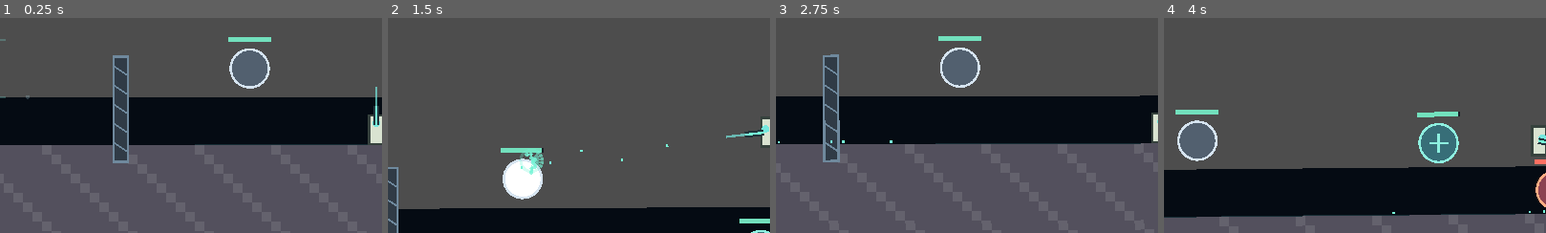
Above: before the commit, frames 1-4 (left to right).
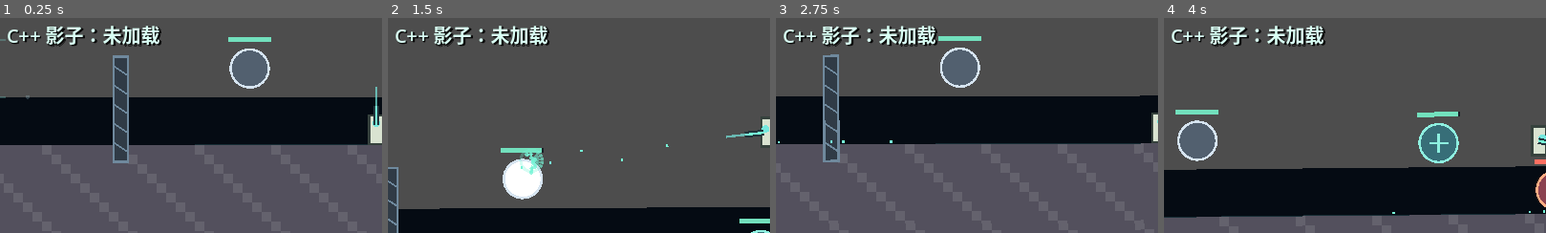
Above: after the commit, the same moments.

Repository: Andrew05213/starfall-embers
Game: Godot game, scene res://scenes/combat_lab.tscn
Two runs of this game, one before a commit and one after it. Both use one fixed random seed, a clock stepped at 60 frames per second and the inputs below.
Inputs (mouse positions are % of the whole screen's width and height, from its top left):
- Up to frame 1 (0.25 s): no input
- Up to frame 2 (1.5 s): tap Enter at 0.5 s; move the mouse to (72, 45) at 0.52 s; press the mouse at (72, 45) at 0.53 s; hold D (move_right) 0.53-1.28 s; tap Space (jump) at 0.77 s; move the mouse to (30, 55) at 1.27 s; release the mouse at (30, 55) at 1.28 s; hold A (move_left) from 1.28 s (still down); click (30, 55) at 1.35 s
- Up to frame 3 (2.75 s): tap Space (jump) at 1.52 s; move the mouse to (60, 28) at 2.02 s; release A (move_left) at 2.03 s; press the mouse at (60, 28) at 2.03 s; hold D (move_right) from 2.03 s (still down); tap R at 2.1 s
- Up to frame 4 (4 s): move the mouse to (45, 70) at 2.77 s; release the mouse at (45, 70) at 2.78 s; tap Shift at 2.85 s; tap Space (jump) at 3.02, 3.77 s; click (45, 70) at 3.05 s; move the mouse to (80, 65) at 3.52 s; release D (move_right) at 3.53 s; hold A (move_left) from 3.53 s (still down); hold F from 3.53 s (still down); click (80, 65) at 3.8 s
The pictures show only the part of the screen within x 1-51%, y 24-74%; the shares and areas given below are measured in that part.

The runs differ from the first frame. In frame 1, 2.0% of the frame differs, in the area x 2-43%, y 3-14%; in frame 2, 2.0%; in frame 3, 2.0%; in frame 4, 2.0%.

Commit message:
Add native ballistics shadow runtime

Diff:
--- a/game/scenes/combat_lab.tscn
+++ b/game/scenes/combat_lab.tscn
@@ -7,6 +7,7 @@
 [ext_resource type="Script" path="res://scripts/demo/gravity_camera.gd" id="5_camera"]
 [ext_resource type="Script" path="res://scripts/combat/combat_feedback.gd" id="6_feedback"]
 [ext_resource type="Script" path="res://scripts/combat/combat_metrics.gd" id="7_metrics"]
+[ext_resource type="Script" path="res://scripts/combat/native_ballistics_shadow.gd" id="8_shadow"]
 
 [node name="CombatLab" type="Node2D"]
 script = ExtResource("1_lab")
@@ -17,6 +18,10 @@
 primary_gravity_center = Vector2(320, 10020)
 primary_gravity_acceleration = 320.0
 primary_surface_radius = 10000.0
+
+[node name="NativeBallisticsShadow" type="Node" parent="."]
+process_physics_priority = 100
+script = ExtResource("8_shadow")
 
 [node name="Player" type="Node2D" parent="."]
 z_index = 10
--- a/game/scripts/combat/combat_lab.gd
+++ b/game/scripts/combat/combat_lab.gd
@@ -5,6 +5,7 @@
 const TARGET_SCRIPT := preload("res://scripts/combat/combat_target.gd")
 
 @onready var material_world: Node = $MaterialWorld
+@onready var native_shadow: NativeBallisticsShadow = $NativeBallisticsShadow
 @onready var player: CombatLabPlayer = $Player
 @onready var feedback: CombatFeedback = $CombatFeedback
 @onready var metrics: CombatMetrics = $CombatMetrics
@@ -32,12 +33,17 @@
 			get_tree().change_scene_to_file("res://scenes/main.tscn")
 
 
+func _process(_delta: float) -> void:
+	metrics.set_native_shadow_snapshot(native_shadow.get_snapshot())
+
+
 func get_lab_state() -> Dictionary:
 	var state := metrics.get_snapshot()
 	state["targets"] = get_tree().get_nodes_in_group("combat_targets").size()
 	state["projectiles"] = get_tree().get_nodes_in_group("juvenile_starseeds").size()
 	state["player_aim"] = player.get_aim_direction()
 	state["fire_interval"] = player.get_fire_interval()
+	state["native_shadow"] = native_shadow.get_snapshot()
 	return state
 
 
@@ -87,6 +93,7 @@
 	material_world.reset_world()
 	player.reset_combat_player(Vector2(320.0, 10.0))
 	metrics.reset_metrics()
+	native_shadow.configure(material_world)
 	_spawn_target("wall", Vector2(213.0, 5.0), "ShootableWall")
 	_spawn_target("static", Vector2(267.0, -12.0), "StaticTarget")
 	_spawn_target("moving", Vector2(368.0, 5.0), "MovingTarget")
@@ -114,6 +121,7 @@
 	projectile.z_index = 12
 	add_child(projectile)
 	projectile.setup(profile, origin, direction, inherited_velocity, material_world)
+	native_shadow.track_projectile(projectile, profile)
 	projectile.impacted.connect(_on_projectile_impacted)
 	projectile.traveled.connect(
 		func(from: Vector2, to: Vector2, travel_velocity: Vector2) -> void:
--- a/game/scripts/combat/combat_metrics.gd
+++ b/game/scripts/combat/combat_metrics.gd
@@ -10,6 +10,7 @@
 var _deaths_total := 0
 var _trigger_time := -1.0
 var _first_shot_latency_ms := -1.0
+var _native_shadow_snapshot: Dictionary = {}
 var _status_label: Label
 var _help_label: Label
 
@@ -70,6 +71,10 @@
 	_refresh_label()
 
 
+func set_native_shadow_snapshot(snapshot: Dictionary) -> void:
+	_native_shadow_snapshot = snapshot
+
+
 func get_snapshot() -> Dictionary:
 	return {
 		"shots": _shots_total,
@@ -85,9 +90,30 @@
 	if not is_instance_valid(_status_label):
 		return
 	var latency := "--" if _first_shot_latency_ms < 0.0 else "%.1f ms" % _first_shot_latency_ms
+	var shadow_line := "C++ 影子：未加载"
+	if bool(_native_shadow_snapshot.get("enabled", false)):
+		shadow_line = (
+			"C++ 影子：%d 样本   最大漂移 %.3f px / %.3f px·s⁻¹   异常 %d"
+			% [
+				int(_native_shadow_snapshot.get("compared_samples", 0)),
+				float(_native_shadow_snapshot.get("max_position_error_px", 0.0)),
+				float(_native_shadow_snapshot.get("max_velocity_error_px_per_second", 0.0)),
+				int(_native_shadow_snapshot.get("mismatches", 0)),
+			]
+		)
+	var combat_line := (
+		"射击：%d   命中：%d   击杀：%d   命中率：%d%%"
+		% [
+			_shots_total,
+			_hits_total,
+			_deaths_total,
+			roundi(float(_hits_total) / float(maxi(_shots_total, 1)) * 100.0),
+		]
+	)
 	_status_label.text = (
 		"枪感实验场 / Gate 1\n"
 		+ "射速：%d 发/秒   首发延迟：%s\n" % [_shot_times.size(), latency]
-		+ "射击：%d   命中：%d   击杀：%d   命中率：%d%%"
-		% [_shots_total, _hits_total, _deaths_total, roundi(float(_hits_total) / float(maxi(_shots_total, 1)) * 100.0)]
+		+ combat_line
+		+ "\n"
+		+ shadow_line
 	)
--- /dev/null
+++ b/game/scripts/combat/native_ballistics_shadow.gd
@@ -0,0 +1,302 @@
+class_name NativeBallisticsShadow
+extends Node
+
+## Mirrors production Combat Lab projectile requests into sim_core without
+## affecting gameplay. GDScript remains authoritative; this node only records
+## trajectory and lifetime differences at common projectile ages.
+
+const POSITION_TOLERANCE_PX := 0.1
+const VELOCITY_TOLERANCE_PX_PER_SECOND := 0.5
+const AGE_EPSILON := 0.00001
+
+var _host: Node
+var _enabled := false
+var _accumulator := 0.0
+var _fixed_step := 1.0 / 30.0
+var _next_request_id := 1
+var _records: Dictionary = {}
+var _pending_spawns: Array[Dictionary] = []
+var _projectile_id_by_request: Dictionary = {}
+var _pending_retires: Dictionary = {}
+var _compared_samples := 0
+var _completed_lifetimes := 0
+var _retired_impacts := 0
+var _mismatch_count := 0
+var _max_position_error := 0.0
+var _max_velocity_error := 0.0
+
+
+func _ready() -> void:
+	# Keep the accepted GDScript path usable when a developer has not built the
+	# optional extension yet. CI and migration builds require this to be enabled.
+	if not ClassDB.class_exists("StarfallSimulationHost"):
+		return
+	_host = ClassDB.instantiate("StarfallSimulationHost") as Node
+	if not is_instance_valid(_host):
+		return
+	add_child(_host)
+	_enabled = true
+
+
+func configure(material_world: Node) -> bool:
+	reset_tracking()
+	if not _enabled or not is_instance_valid(material_world):
+		return false
+	var configured := bool(_host.call(
+		"configure_primary_gravity",
+		material_world.primary_gravity_center,
+		material_world.primary_surface_radius,
+		material_world.primary_gravity_acceleration,
+		30
+	))
+	_enabled = configured
+	if configured:
+		_fixed_step = float(_host.call("get_fixed_step_seconds"))
+	return configured
+
+
+func reset_tracking() -> void:
+	_accumulator = 0.0
+	_next_request_id = 1
+	_records.clear()
+	_pending_spawns.clear()
+	_projectile_id_by_request.clear()
+	_pending_retires.clear()
+	_compared_samples = 0
+	_completed_lifetimes = 0
+	_retired_impacts = 0
+	_mismatch_count = 0
+	_max_position_error = 0.0
+	_max_velocity_error = 0.0
+	if is_instance_valid(_host):
+		_host.call("reset_to_gate1_baseline")
+
+
+func track_projectile(projectile: JuvenileStarseed, profile: CombatShotProfile) -> void:
+	if not _enabled or not is_instance_valid(projectile) or not is_instance_valid(profile):
+		return
+	var request_id := _next_request_id
+	_next_request_id += 1
+	_records[request_id] = {
+		"projectile": projectile,
+		"history": [{
+			"age": projectile.get_age(),
+			"position": projectile.global_position,
+			"velocity": projectile.velocity,
+		}],
+		"script_expired": false,
+		"script_reason": "",
+		"lifetime": profile.projectile_lifetime,
+	}
+	projectile.expired.connect(_on_script_projectile_expired.bind(request_id))
+	_pending_spawns.append({
+		"request_id": request_id,
+		"position": projectile.global_position,
+		"velocity": projectile.velocity,
+		"lifetime": profile.projectile_lifetime,
+		"gravity_scale": profile.projectile_gravity_scale,
+	})
+
+
+func _physics_process(delta: float) -> void:
+	if not _enabled:
+		return
+	_sample_script_projectiles()
+	_accumulator += maxf(delta, 0.0)
+	while _accumulator + AGE_EPSILON >= _fixed_step:
+		_submit_known_retires()
+		_host.call("step_fixed")
+		_accumulator -= _fixed_step
+		_consume_native_events()
+		_compare_native_states()
+	# Submit after any due step. A shot born halfway through a 30 Hz interval
+	# therefore starts at the next native boundary, while age-based history still
+	# lets us compare it against the matching 60 Hz GDScript state.
+	_submit_pending_spawns()
+
+
+func get_snapshot() -> Dictionary:
+	return {
+		"enabled": _enabled,
+		"active": _records.size(),
+		"compared_samples": _compared_samples,
+		"completed_lifetimes": _completed_lifetimes,
+		"retired_impacts": _retired_impacts,
+		"mismatches": _mismatch_count,
+		"max_position_error_px": _max_position_error,
+		"max_velocity_error_px_per_second": _max_velocity_error,
+	}
+
+
+func _sample_script_projectiles() -> void:
+	for request_id: int in _records.keys():
+		var record: Dictionary = _records[request_id]
+		var projectile: JuvenileStarseed = record["projectile"] as JuvenileStarseed
+		if not is_instance_valid(projectile) or bool(record["script_expired"]):
+			continue
+		var history: Array = record["history"]
+		history.append({
+			"age": projectile.get_age(),
+			"position": projectile.global_position,
+			"velocity": projectile.velocity,
+		})
+
+
+func _submit_known_retires() -> void:
+	var projectile_ids := PackedInt64Array()
+	var reasons := PackedInt32Array()
+	for request_id: int in _pending_retires.keys():
+		if not _projectile_id_by_request.has(request_id):
+			continue
+		projectile_ids.append(int(_projectile_id_by_request[request_id]))
+		reasons.append(0 if str(_pending_retires[request_id]) == "impact" else 1)
+		_pending_retires.erase(request_id)
+	if not projectile_ids.is_empty():
+		if not bool(_host.call("submit_projectile_retires", projectile_ids, reasons)):
+			_mismatch_count += projectile_ids.size()
+
+
+func _submit_pending_spawns() -> void:
+	if _pending_spawns.is_empty():
+		return
+	var request_ids := PackedInt64Array()
+	var positions := PackedVector2Array()
+	var velocities := PackedVector2Array()
+	var lifetimes := PackedFloat64Array()
+	var gravity_scales := PackedFloat64Array()
+	for spawn: Dictionary in _pending_spawns:
+		request_ids.append(int(spawn["request_id"]))
+		positions.append(spawn["position"] as Vector2)
+		velocities.append(spawn["velocity"] as Vector2)
+		lifetimes.append(float(spawn["lifetime"]))
+		gravity_scales.append(float(spawn["gravity_scale"]))
+	_pending_spawns.clear()
+	if not bool(_host.call(
+		"submit_projectile_spawns",
+		request_ids,
+		positions,
+		velocities,
+		lifetimes,
+		gravity_scales
+	)):
+		_mismatch_count += request_ids.size()
+
+
+func _consume_native_events() -> void:
+	var events: Dictionary = _host.call("drain_projectile_event_batch") as Dictionary
+	var kinds: PackedInt32Array = events.get("kinds", PackedInt32Array())
+	var projectile_ids: PackedInt64Array = events.get("projectile_ids", PackedInt64Array())
+	var request_ids: PackedInt64Array = events.get("request_ids", PackedInt64Array())
+	var positions: PackedVector2Array = events.get("positions", PackedVector2Array())
+	var velocities: PackedVector2Array = events.get("velocities", PackedVector2Array())
+	for index in range(kinds.size()):
+		var request_id := int(request_ids[index])
+		match int(kinds[index]):
+			0: # spawned
+				_projectile_id_by_request[request_id] = int(projectile_ids[index])
+			1: # expired
+				_finish_native_lifetime(request_id, positions[index], velocities[index])
+			2: # retired_on_impact
+				_retired_impacts += 1
+				_finish_record(request_id)
+			3: # retired_external
+				_finish_record(request_id)
+			4: # rejected
+				_mismatch_count += 1
+				_finish_record(request_id)
+
+
+func _compare_native_states() -> void:
+	var states: Dictionary = _host.call("get_projectile_state_batch") as Dictionary
+	var request_ids: PackedInt64Array = states.get("request_ids", PackedInt64Array())
+	var positions: PackedVector2Array = states.get("positions", PackedVector2Array())
+	var velocities: PackedVector2Array = states.get("velocities", PackedVector2Array())
+	var ages: PackedFloat64Array = states.get("ages", PackedFloat64Array())
+	for index in range(request_ids.size()):
+		var request_id := int(request_ids[index])
+		if not _records.has(request_id):
+			continue
+		var sample := _sample_at_age(_records[request_id]["history"] as Array, ages[index])
+		if sample.is_empty():
+			continue
+		_record_comparison(sample, positions[index], velocities[index])
+
+
+func _sample_at_age(history: Array, target_age: float) -> Dictionary:
+	if history.is_empty():
+		return {}
+	for sample: Dictionary in history:
+		if absf(float(sample["age"]) - target_age) <= AGE_EPSILON:
+			return sample
+	return {}
+
+
+func _on_script_projectile_expired(reason: String, request_id: int) -> void:
+	if not _records.has(request_id):
+		return
+	var record: Dictionary = _records[request_id]
+	var projectile: JuvenileStarseed = record["projectile"] as JuvenileStarseed
+	if is_instance_valid(projectile):
+		var history: Array = record["history"]
+		history.append({
+			"age": projectile.get_age(),
+			"position": projectile.global_position,
+			"velocity": projectile.velocity,
+		})
+	record["script_expired"] = true
+	record["script_reason"] = reason
+	if reason != "lifetime":
+		_pending_retires[request_id] = reason
+
+
+func _finish_native_lifetime(
+	request_id: int,
+	native_position: Vector2,
+	native_velocity: Vector2
+) -> void:
+	if not _records.has(request_id):
+		_mismatch_count += 1
+		return
+	var record: Dictionary = _records[request_id]
+	if not bool(record["script_expired"]) or str(record["script_reason"]) != "lifetime":
+		_mismatch_count += 1
+	else:
+		var final_sample := _sample_at_age(
+			record["history"] as Array,
+			float(record["lifetime"])
+		)
+		if final_sample.is_empty():
+			_mismatch_count += 1
+		else:
+			_record_comparison(final_sample, native_position, native_velocity)
+		_completed_lifetimes += 1
+	_finish_record(request_id)
+
+
+func _record_comparison(
+	script_sample: Dictionary,
+	native_position: Vector2,
+	native_velocity: Vector2
+) -> void:
+	var position_error := (
+		script_sample["position"] as Vector2
+	).distance_to(native_position)
+	var velocity_error := (
+		script_sample["velocity"] as Vector2
+	).distance_to(native_velocity)
+	_max_position_error = maxf(_max_position_error, position_error)
+	_max_velocity_error = maxf(_max_velocity_error, velocity_error)
+	_compared_samples += 1
+	if (
+		position_error > POSITION_TOLERANCE_PX
+		or velocity_error > VELOCITY_TOLERANCE_PX_PER_SECOND
+	):
+		_mismatch_count += 1
+
+
+func _finish_record(request_id: int) -> void:
+	if not _records.has(request_id):
+		return
+	_records.erase(request_id)
+	_projectile_id_by_request.erase(request_id)
+	_pending_retires.erase(request_id)
--- a/game/tests/combat_lab_smoke.gd
+++ b/game/tests/combat_lab_smoke.gd
@@ -163,6 +163,46 @@
 	var shots := int(state.get("shots", 0))
 	if shots < 9 or shots > 11:
 		_fail("one-second live hold produced %d shots, expected 9-11" % shots)
+		return
+	var native_shadow: Dictionary = state.get("native_shadow", {}) as Dictionary
+	if not bool(native_shadow.get("enabled", false)):
+		_fail("production Combat Lab did not enable the native ballistic shadow")
+		return
+	if int(native_shadow.get("compared_samples", 0)) < 30:
+		_fail("production shadow did not compare enough real projectile samples")
+		return
+	if int(native_shadow.get("completed_lifetimes", 0)) < 3:
+		_fail("production shadow did not observe real projectile lifetime events")
+		return
+	if int(native_shadow.get("mismatches", -1)) != 0:
+		_fail("production shadow reported trajectory/lifetime mismatches: %s" % native_shadow)
+		return
+	if float(native_shadow.get("max_position_error_px", INF)) > 0.1:
+		_fail("production shadow position error exceeded 0.1 px: %s" % native_shadow)
+		return
+	if float(native_shadow.get("max_velocity_error_px_per_second", INF)) > 0.5:
+		_fail("production shadow velocity error exceeded 0.5 px/s: %s" % native_shadow)
+		return
+
+	# Fire once through the production player/lab signal path at a real target.
+	# The C++ slice does not own collision yet, so Godot reports the impact and
+	# the shadow must retire the correlated native projectile in a later batch.
+	for _frame in range(8):
+		await physics_frame
+	var static_target: CombatTarget = lab.get_node("StaticTarget") as CombatTarget
+	var target_screen := lab.get_viewport().get_canvas_transform() * static_target.global_position
+	player.set_aim_screen_position(target_screen)
+	Input.action_press("fire_starseed")
+	await physics_frame
+	Input.action_release("fire_starseed")
+	for _frame in range(10):
+		await physics_frame
+	native_shadow = lab.get_lab_state().get("native_shadow", {}) as Dictionary
+	if int(native_shadow.get("retired_impacts", 0)) < 1:
+		_fail("production shadow did not correlate and retire a real impact: %s" % native_shadow)
+		return
+	if int(native_shadow.get("mismatches", -1)) != 0:
+		_fail("production impact retirement introduced a native mismatch: %s" % native_shadow)
 		return
 
 	lab.queue_free()
--- /dev/null
+++ b/game/tests/native_bridge_smoke.gd
@@ -0,0 +1,81 @@
+extends SceneTree
+
+
+func _init() -> void:
+	var host := StarfallSimulationHost.new()
+	assert(is_equal_approx(host.get_fixed_step_seconds(), 1.0 / 30.0))
+
+	var accepted := host.submit_projectile_spawns(
+		PackedInt64Array([17]),
+		PackedVector2Array([Vector2(320.0, 20.0)]),
+		PackedVector2Array([Vector2(1200.0, 0.0)]),
+		PackedFloat64Array([0.55]),
+		PackedFloat64Array([1.3])
+	)
+	assert(accepted)
+	host.step_fixed()
+
+	var states: Dictionary = host.get_projectile_state_batch()
+	assert(states.tick == 1)
+	assert(states.projectile_ids.size() == 1)
+	assert(states.request_ids[0] == 17)
+	assert(states.positions[0].x > 320.0)
+	assert(states.positions[0].y > 20.0)
+
+	var events: Dictionary = host.drain_projectile_event_batch()
+	assert(events.tick == 1)
+	assert(events.kinds.size() == 1)
+	assert(events.kinds[0] == 0)
+	assert(host.drain_projectile_event_batch().kinds.is_empty())
+
+	host.reset_to_gate1_baseline()
+	assert(host.submit_projectile_spawns(
+		PackedInt64Array([18]),
+		PackedVector2Array([Vector2(320.0, 20.0)]),
+		PackedVector2Array([Vector2(1200.0, 0.0)]),
+		PackedFloat64Array([0.04]),
+		PackedFloat64Array([1.3])
+	))
+	host.step_fixed()
+	host.step_fixed()
+	var catch_up_events: Dictionary = host.drain_projectile_event_batch()
+	assert(catch_up_events.tick == 2)
+	assert(catch_up_events.kinds == PackedInt32Array([0, 1]))
+	assert(catch_up_events.ticks == PackedInt64Array([1, 2]))
+	assert(host.get_projectile_state_batch().projectile_ids.is_empty())
+
+	assert(not host.configure_primary_gravity(Vector2.ZERO, 0.0, 320.0, 30))
+	assert(host.configure_primary_gravity(Vector2(320.0, 10020.0), 10000.0, 320.0, 30))
+	assert(not host.submit_projectile_spawns(
+		PackedInt64Array([19]),
+		PackedVector2Array(),
+		PackedVector2Array([Vector2(1200.0, 0.0)]),
+		PackedFloat64Array([0.55]),
+		PackedFloat64Array([1.3])
+	))
+	# Structurally valid batches are accepted as a unit. Individual physical
+	# commands are then either spawned or rejected by sim_core at the next tick.
+	assert(host.submit_projectile_spawns(
+		PackedInt64Array([20, 21]),
+		PackedVector2Array([Vector2(320.0, 20.0), Vector2(320.0, 20.0)]),
+		PackedVector2Array([Vector2(1200.0, 0.0), Vector2(1200.0, 0.0)]),
+		PackedFloat64Array([0.55, 0.0]),
+		PackedFloat64Array([1.3, 1.3])
+	))
+	host.step_fixed()
+	var mixed_events: Dictionary = host.drain_projectile_event_batch()
+	assert(mixed_events.kinds == PackedInt32Array([0, 4]))
+	var mixed_states: Dictionary = host.get_projectile_state_batch()
+	assert(mixed_states.projectile_ids.size() == 1)
+	assert(host.submit_projectile_retires(
+		PackedInt64Array([mixed_states.projectile_ids[0]]),
+		PackedInt32Array([0])
+	))
+	host.step_fixed()
+	var retire_events: Dictionary = host.drain_projectile_event_batch()
+	assert(retire_events.kinds == PackedInt32Array([2]))
+	assert(host.get_projectile_state_batch().projectile_ids.is_empty())
+
+	host.free()
+	print("native_bridge_smoke: PASS")
+	quit(0)
--- /dev/null
+++ b/game/tests/native_shadow_smoke.gd
@@ -0,0 +1,84 @@
+extends SceneTree
+
+const LAB_SCENE := preload("res://scenes/combat_lab.tscn")
+const PROFILE := preload("res://resources/combat/basic_rifle.tres")
+const PROJECTILE_SCRIPT := preload("res://scripts/combat/juvenile_starseed.gd")
+
+const POSITION_TOLERANCE_PX := 0.1
+const VELOCITY_TOLERANCE_PX_PER_SECOND := 0.5
+
+
+func _initialize() -> void:
+	_run.call_deferred()
+
+
+func _run() -> void:
+	var lab := LAB_SCENE.instantiate()
+	root.add_child(lab)
+	await process_frame
+
+	var material_world: MaterialWorld = lab.get_node("MaterialWorld") as MaterialWorld
+	var script_projectile: JuvenileStarseed = PROJECTILE_SCRIPT.new()
+	lab.add_child(script_projectile)
+	var origin := Vector2(160.0, -60.0)
+	script_projectile.setup(PROFILE, origin, Vector2.RIGHT, Vector2.ZERO, material_world)
+	script_projectile.set_physics_process(false)
+
+	var native_host := StarfallSimulationHost.new()
+	assert(native_host.configure_primary_gravity(
+		material_world.primary_gravity_center,
+		material_world.primary_surface_radius,
+		material_world.primary_gravity_acceleration,
+		30
+	))
+	assert(native_host.submit_projectile_spawns(
+		PackedInt64Array([1]),
+		PackedVector2Array([origin]),
+		PackedVector2Array([Vector2.RIGHT * PROFILE.projectile_speed]),
+		PackedFloat64Array([PROFILE.projectile_lifetime]),
+		PackedFloat64Array([PROFILE.projectile_gravity_scale])
+	))
+
+	# The accepted GDScript projectile runs at 60 Hz; the native authority runs
+	# at 30 Hz. Compare at their common tick boundary without changing gameplay.
+	for expected_tick in range(1, 9):
+		script_projectile.simulate_step(1.0 / 60.0)
+		script_projectile.simulate_step(1.0 / 60.0)
+		native_host.step_fixed()
+		var states: Dictionary = native_host.get_projectile_state_batch()
+		assert(states.tick == expected_tick)
+		assert(states.projectile_ids.size() == 1)
+		var position_error := script_projectile.global_position.distance_to(states.positions[0])
+		var velocity_error := script_projectile.velocity.distance_to(states.velocities[0])
+		assert(position_error <= POSITION_TOLERANCE_PX)
+		assert(velocity_error <= VELOCITY_TOLERANCE_PX_PER_SECOND)
+
+	var spawn_events: Dictionary = native_host.drain_projectile_event_batch()
+	assert(spawn_events.kinds == PackedInt32Array([0]))
+	assert(not script_projectile.is_expired())
+
+	var script_expire_reason := [""]
+	script_projectile.expired.connect(
+		func(reason: String) -> void:
+			script_expire_reason[0] = reason
+	)
+	for _tick in range(9):
+		script_projectile.simulate_step(1.0 / 60.0)
+		script_projectile.simulate_step(1.0 / 60.0)
+		native_host.step_fixed()
+
+	var expire_events: Dictionary = native_host.drain_projectile_event_batch()
+	assert(expire_events.kinds == PackedInt32Array([1]))
+	assert(expire_events.ticks == PackedInt64Array([17]))
+	assert(script_projectile.is_expired())
+	assert(script_expire_reason[0] == "lifetime")
+	assert(
+		script_projectile.global_position.distance_to(expire_events.positions[0])
+		<= POSITION_TOLERANCE_PX
+	)
+
+	native_host.free()
+	lab.queue_free()
+	await process_frame
+	print("native shadow smoke: PASS")
+	quit(0)
Not shown, added: game/addons/starfall_sim/starfall_sim.gdextension.uid
Not shown: 1 places in game/scenes/combat_lab.tscn that only renumber resources
Not shown, added: game/tests/native_bridge_smoke.gd.uid
Not shown, added: game/tests/native_shadow_smoke.gd.uid
Not shown, changed: .github/workflows/ci.yml
Not shown, changed: docs/adr/0001-engine-and-simulation-boundary.md
Not shown, added: docs/adr/0002-godot-version-and-gdextension-compatibility.md
Not shown, changed: docs/prototypes/early-demo.md
Not shown, added: docs/prototypes/gate1-native-migration.md
Not shown, added: game/addons/starfall_sim/starfall_sim.gdextension
Not shown, changed: native/godot_bridge/CMakeLists.txt
Not shown, added: native/godot_bridge/include/starfall/godot_bridge/simulation_host_node.hpp
(and 10 more such lines)
